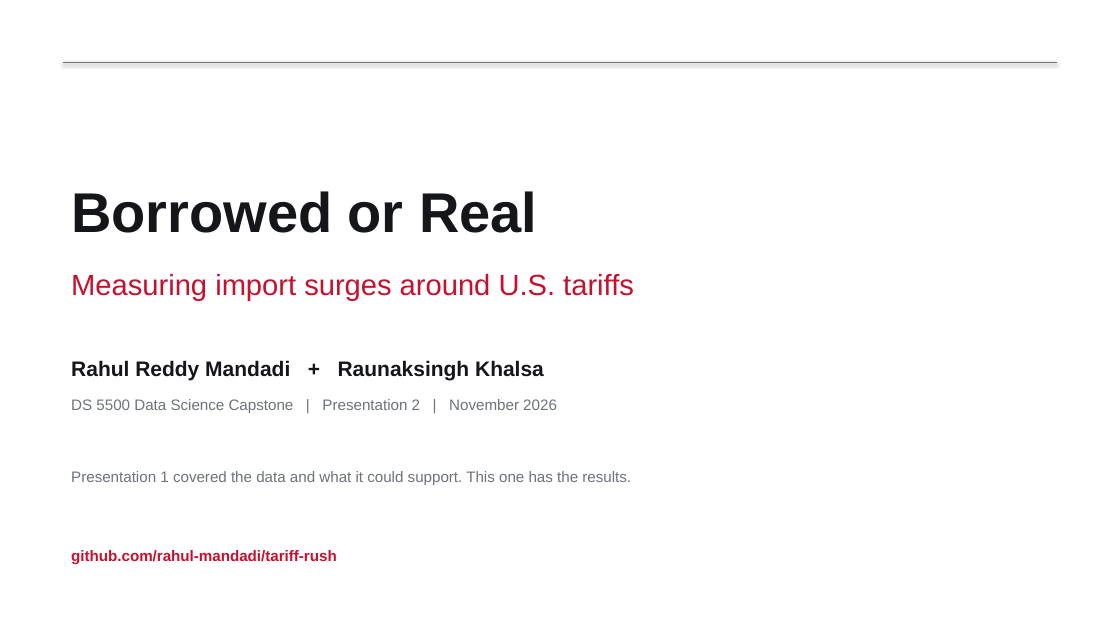
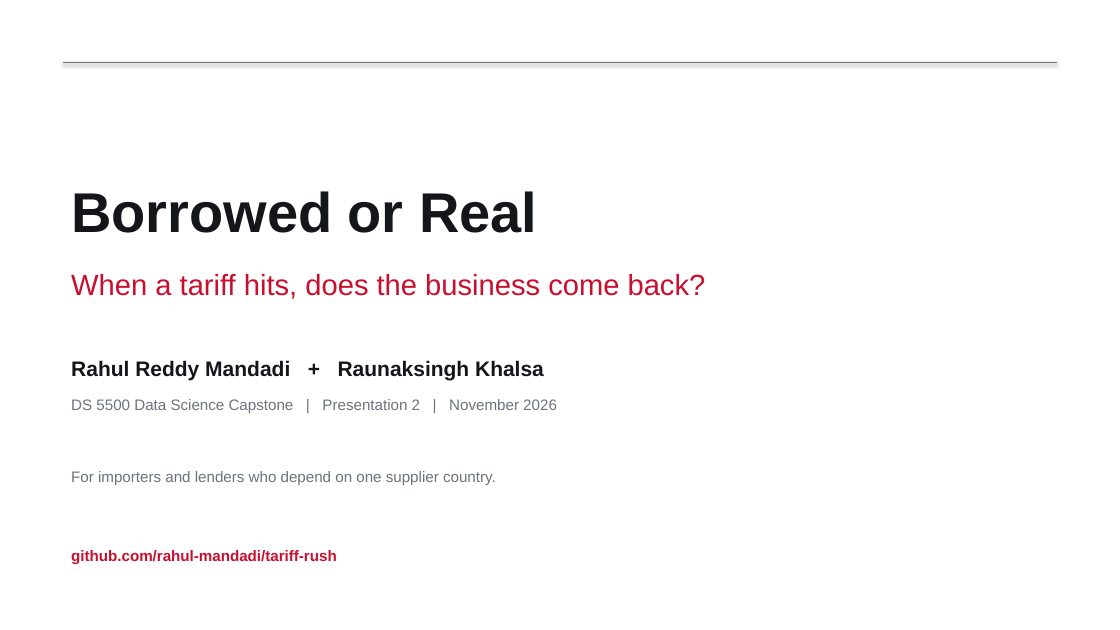
Before and after one commit to rahul-mandadi/tariff-rush, a slide deck: slide 1 of slides/Mandadi_Khalsa_Presentation2.pptx. Drawn at 1120x630 pixels with LibreOffice and Linux fonts; fonts in the diff are those of the drawing. Boxes give left, top, right and bottom in pixels: in the first picture for what was removed or moved away, otherwise in the second. Text is boxed around its words. In the diff, an @@ line names an element or a change of style, - is before the commit and + after.

```diff
--- a/slides/Mandadi_Khalsa_Presentation2.pptx
+++ b/slides/Mandadi_Khalsa_Presentation2.pptx
@@ text at (71, 274, 706, 299): text changed @@
-Measuring import surges around U.S. tariffs
+When a tariff hits, does the business come back?
@@ text at (71, 471, 496, 485): text changed @@
-Presentation 1 covered the data and what it could support. This one has the results.
+For importers and lenders who depend on one supplier country.
```
Also in this commit, not shown: 3 other slides changed, 7 slides added, 5 slides removed, 6 other files.
